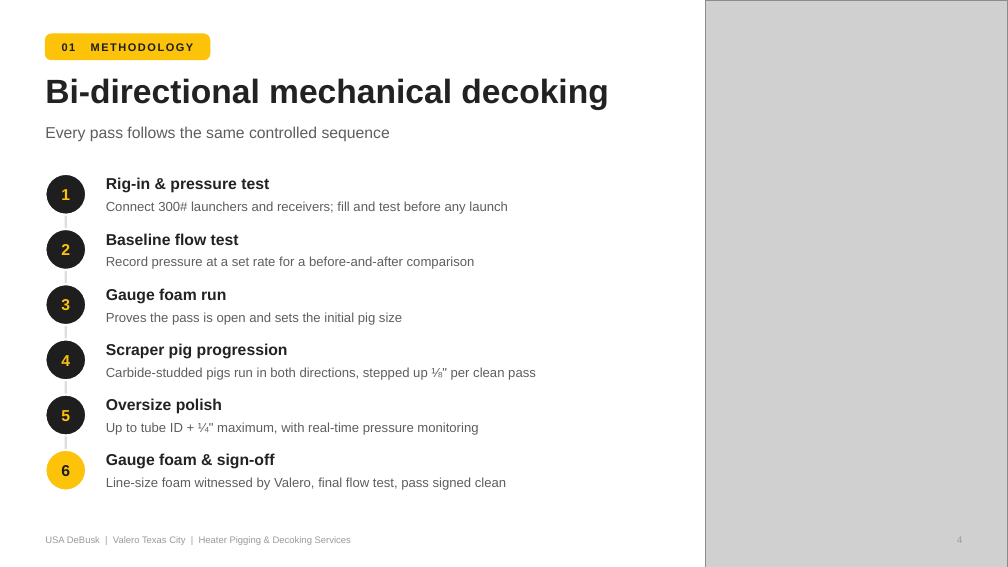
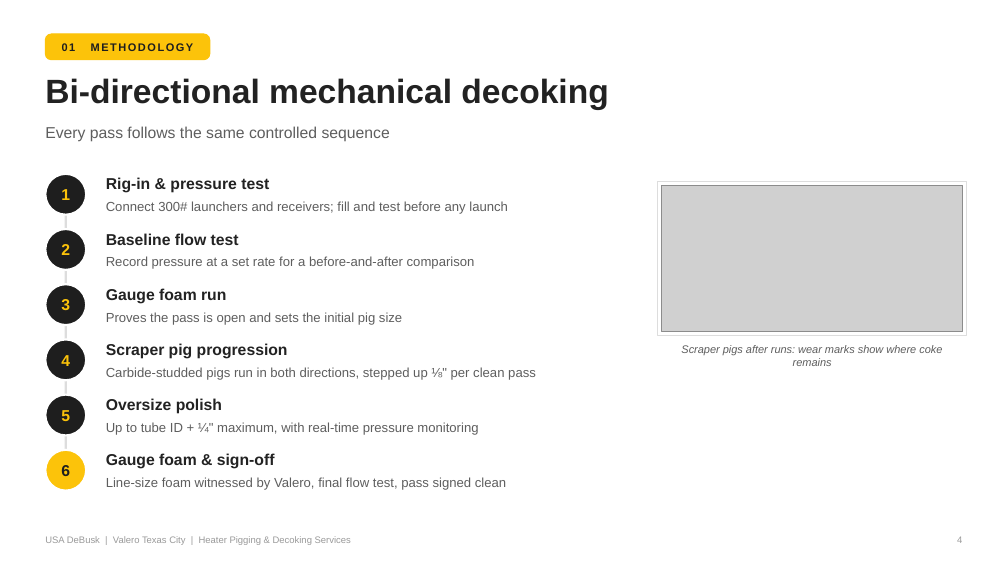
Before and after one commit to TheSkinz/obsidian-work, a slide deck: slide 4 of 02-facilities/Valero/Texas-City-TX/pigging-capabilities-presentation/Valero_TXC_Pigging_Capabilities.pptx. Drawn at 1008x567 pixels with LibreOffice and Linux fonts; fonts in the diff are those of the drawing; grey boxes stand for pictures. Boxes give left, top, right and bottom in pixels: in the first picture for what was removed or moved away, otherwise in the second. Text is boxed around its words. In the diff, an @@ line names an element or a change of style, - is before the commit and + after.

```diff
--- a/02-facilities/Valero/Texas-City-TX/pigging-capabilities-presentation/Valero_TXC_Pigging_Capabilities.pptx
+++ b/02-facilities/Valero/Texas-City-TX/pigging-capabilities-presentation/Valero_TXC_Pigging_Capabilities.pptx
@@ picture removed at box(706, 0, 1008, 567) @@
@@ rectangle added at box(658, 181, 966, 335), fill #FFFFFF, outline #DDDDDD 1 pt @@
@@ picture added at box(662, 185, 963, 331) @@
@@ text added at box(681, 345, 942, 366), 10.5 pt, text #5E5E5E, italic @@
+Scraper pigs after runs: wear marks show where coke remains
```
Also in this commit, not shown: 3 other slides changed, 18 other files.
